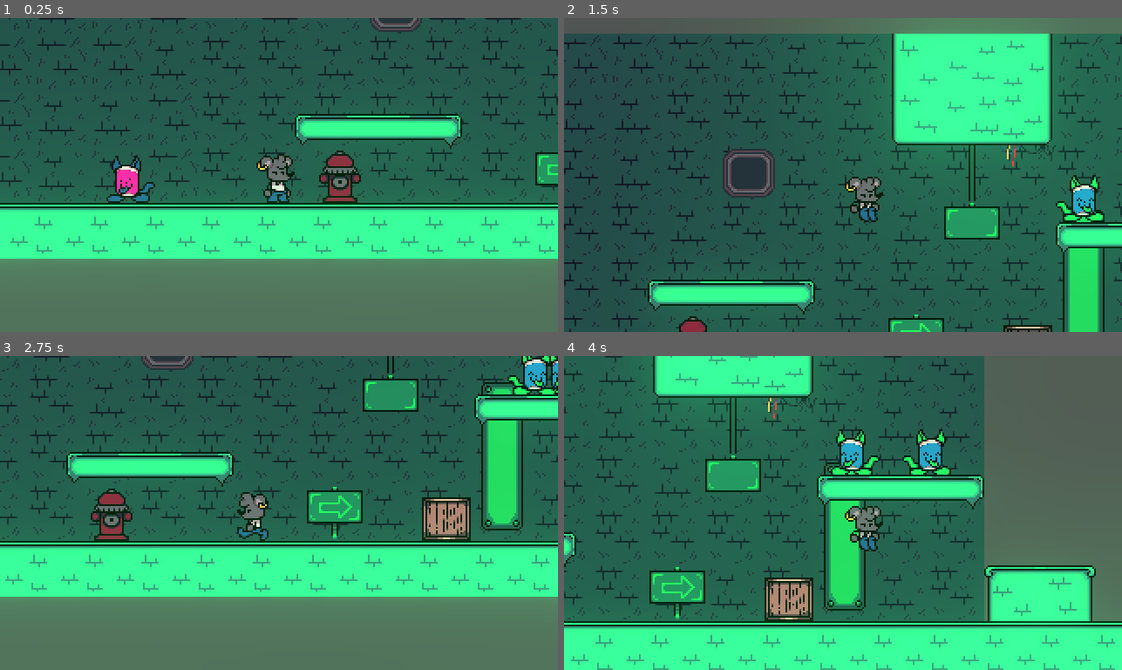
Above: before the commit, frames 1-4 (two rows, left to right).
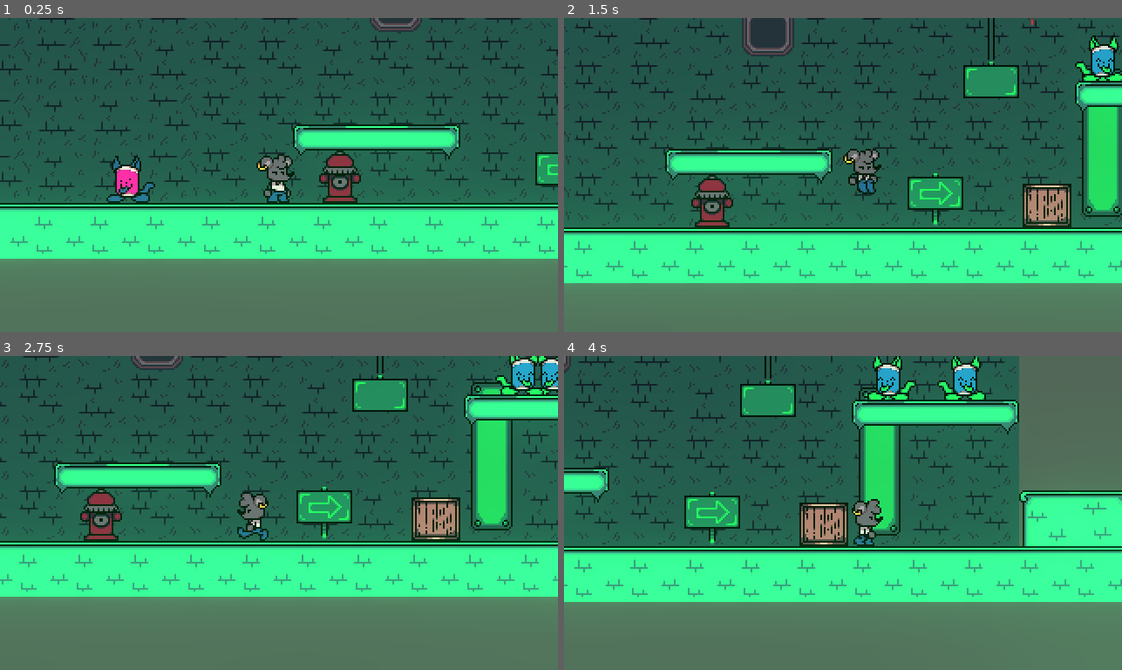
Above: after the commit, the same moments.

Repository: MonkeMango/sidealleysqueaks-source
Game: Godot game, scene res://scenes/Areas/testscene.tscn
The game is run twice, just before and just after one commit, with the same random seed, the same clock (stepped at 60 frames per second) and the same inputs.
Inputs:
- Up to frame 1 (0.25 s): no input
- Up to frame 2 (1.5 s): hold Right (ui_right) from 0.53 s (still down); tap Space (jump) at 0.6, 0.77, 1.07, 1.35 s
- Up to frame 3 (2.75 s): tap Space (jump) at 1.52, 1.82, 2.1 s; release Right (ui_right) at 2.03 s; hold Left (ui_left) from 2.03 s (still down)
- Up to frame 4 (4 s): release Left (ui_left) at 2.78 s; hold Right (ui_right) from 2.78 s (still down); tap Space (jump) at 2.85, 3.02, 3.32, 3.6, 3.77 s

The runs differ from the first frame. In frame 1, 3.3% of the frame differs, in the area x 52-83%, y 30-45%; in frame 2, 68%, in the area x 0-100%, y 0-100%; in frame 3, 17%; in frame 4, 67%.

Commit message:
Testing new stuff for the Player controller

Diff:
--- a/project.godot
+++ b/project.godot
@@ -37,6 +37,8 @@
 
 window/size/width=320
 window/size/height=180
+window/per_pixel_transparency/allowed=true
+window/per_pixel_transparency/enabled=true
 window/stretch/mode="viewport"
 window/stretch/aspect="keep"
 
--- a/scenes/Areas/testscene.tscn
+++ b/scenes/Areas/testscene.tscn
@@ -597,7 +597,7 @@
 
 [node name="platform" parent="Platforms" instance=ExtResource( 4 )]
 modulate = Color( 1.5, 1.5, 1.5, 1 )
-position = Vector2( -12, 38 )
+position = Vector2( -13, 44 )
 
 [node name="platform2" parent="Platforms" instance=ExtResource( 4 )]
 modulate = Color( 1.5, 1.5, 1.5, 1 )
@@ -619,11 +619,6 @@
 
 [node name="Player" parent="." instance=ExtResource( 1 )]
 position = Vector2( -19, 143 )
-gravity = 27
-speed = 153
-accel = 77
-MAXFALLSPEED = 346
-speedAir = 139
 
 [node name="Camera2D" type="Camera2D" parent="Player"]
 rotation = -3.14159
--- a/src/Player/Player.gd
+++ b/src/Player/Player.gd
@@ -1,26 +1,44 @@
 extends KinematicBody2D
 const UP = Vector2(0, -1)
-export var gravity = 20
-export var speed = 100
-export var accel = 24
-export var friction = 10
-export var MAXFALLSPEED = 600
-export var speedAir = 100
+var inAir = false
+# variables for basic movement
+var gravity = 100
+#i'm gonna blow my brains out
+var normalGravity = 100
+var speed = 150
+var accel = 24
+var friction = 10
 var xval = speed
-export var JUMPFORCE = 400
-export var JUMPWINDOWINIT = .15
+
+#air related properties
+var fastfall = 500
+export var MAXFALLSPEED = 220
+var speedAir = 130
+export var jumpPeak = 10
+export var jumpHeight = 3000
+
+
+# coyote jump variables
+var JUMPFORCE = 400
+var JUMPWINDOWINIT = .15
 var jumpwindow = JUMPWINDOWINIT
 var velocity = Vector2()
-# true = right, false = left very stupid Yubbayubba
+
+# NOTE: i will be replacing this extremely dogshit implementation soon™
 var sprite_direction = true
+
+# TODO: put this shit into a state machine :f4rplol:
+
 func _ready():
-	pass
-
-
+	$AnimatedSprite.play("idle")
+	gravity = (2*jumpHeight)/pow(jumpPeak,2)
+	JUMPFORCE = gravity * jumpPeak
 
 func _physics_process(_delta):
 	#jelqin...
+	print(velocity.y)
 	velocity.y += gravity
+	#do not move when hitting the reset button!!!!
 	if OS.is_debug_build():
 		if Input.is_action_pressed("reset"):
 			get_tree().reload_current_scene()
@@ -46,21 +64,27 @@
 	else:
 		velocity.x = lerp(velocity.x, 0, 0.3)
 		$AnimatedSprite.play("idle")
-#	if is_on_floor():
-# 		 x_vel = SPEED
-#	else:
- # 		x_vel = AIRSPEED
 
 	if is_on_floor():
+		inAir = false
 		xval = speed
 		jumpwindow = JUMPWINDOWINIT
 	else:
+		inAir = true
 		xval = speedAir
 		jumpwindow -= _delta
 		if velocity.y > 0:
 			$AnimatedSprite.play("jump")
 
-	if Input.is_action_just_pressed("jump") and jumpwindow > 0:
+	# NOTE: Testing jump height shit ong, if this doesn't work with coyote jump (I haven't checked I've been awake for nearly 20 hours now) then CoolingTool will do it for me yubbayubbayubba...
+	if Input.is_action_just_released("jump") && velocity.y < 0:
+		velocity.y = 0
+
+	# FIXME: I cannot wait to clean up this actual braindead shit I've created
+	if Input.is_action_just_pressed("ui_down") && is_on_floor() == false:
+		velocity.y = fastfall
+
+	if Input.is_action_just_pressed("jump") && jumpwindow > 0:
 		if $SoundEffects/Jump.playing == false:
 			$SoundEffects/Jump.play()
 		jumpwindow = 0
--- a/src/Player/Player.tscn
+++ b/src/Player/Player.tscn
@@ -32,10 +32,13 @@
 [node name="Player" type="KinematicBody2D"]
 collision_layer = 32768
 script = ExtResource( 6 )
+MAXFALLSPEED = 298
+jumpPeak = 19
 
 [node name="AnimatedSprite" type="AnimatedSprite" parent="."]
 frames = SubResource( 1 )
 animation = "idle"
+frame = 1
 playing = true
 
 [node name="CollisionShape2D" type="CollisionShape2D" parent="."]
